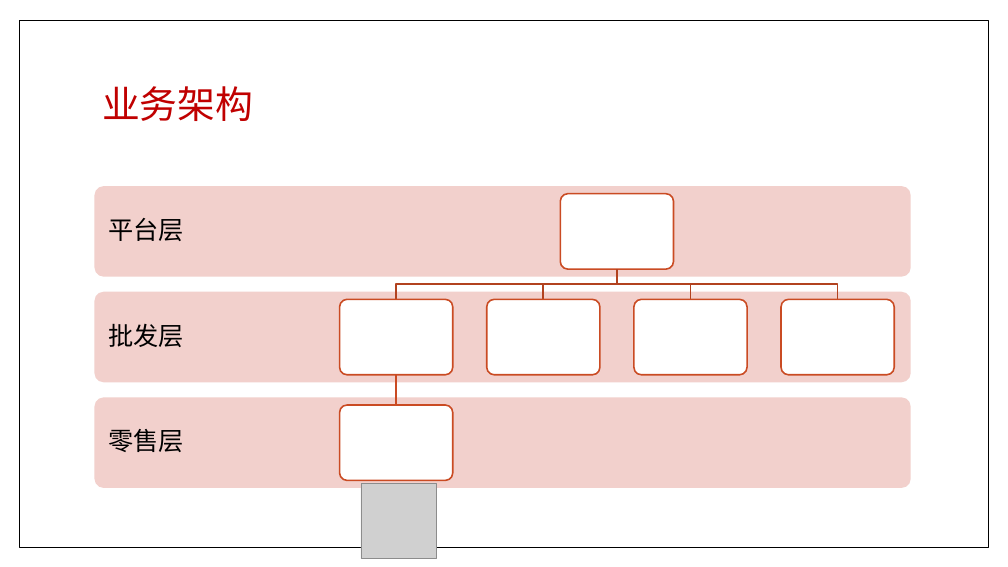
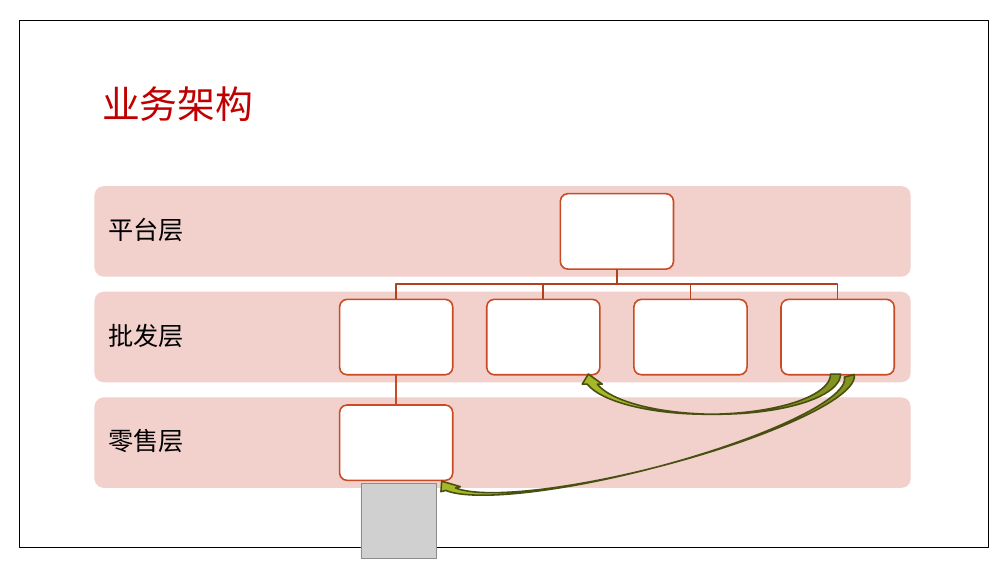
Before and after one commit to jzgi/chainsmart, a slide deck: slide 2 of Docs/品链供销.pptx. Drawn at 1008x567 pixels with LibreOffice and Linux fonts; fonts in the diff are those of the drawing; grey boxes stand for pictures. Boxes give left, top, right and bottom in pixels: in the first picture for what was removed or moved away, otherwise in the second. Text is boxed around its words. In the diff, an @@ line names an element or a change of style, - is before the commit and + after.

```diff
--- a/Docs/品链供销.pptx
+++ b/Docs/品链供销.pptx
@@ curved left arrow added at <box>432,375,865,523</box>, fill #A6B727, outline #495011 1.5 pt @@
@@ curved left arrow added at <box>578,374,841,414</box>, fill #A6B727, outline #495011 1.5 pt @@
```
Also in this commit, not shown: 2 slides added, 36 other files.
